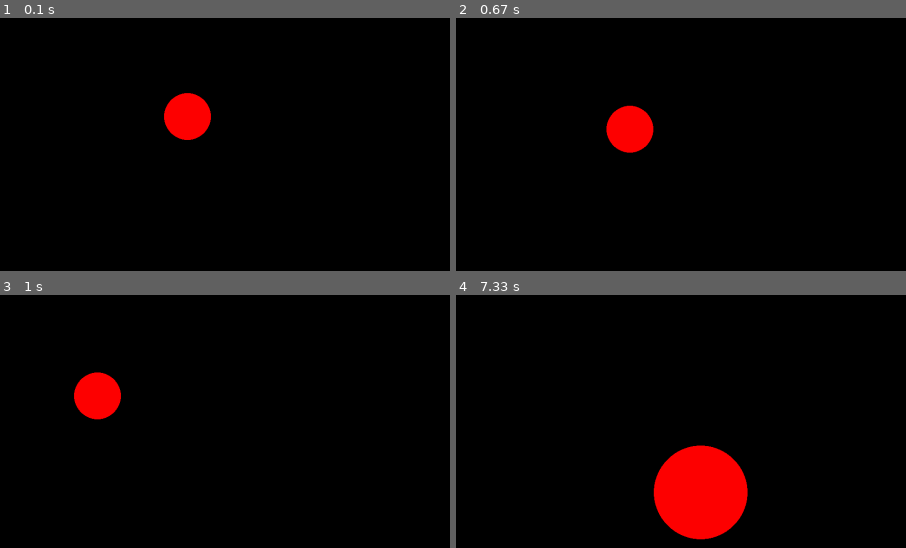
Above: before the commit, frames 1-4 (two rows, left to right).
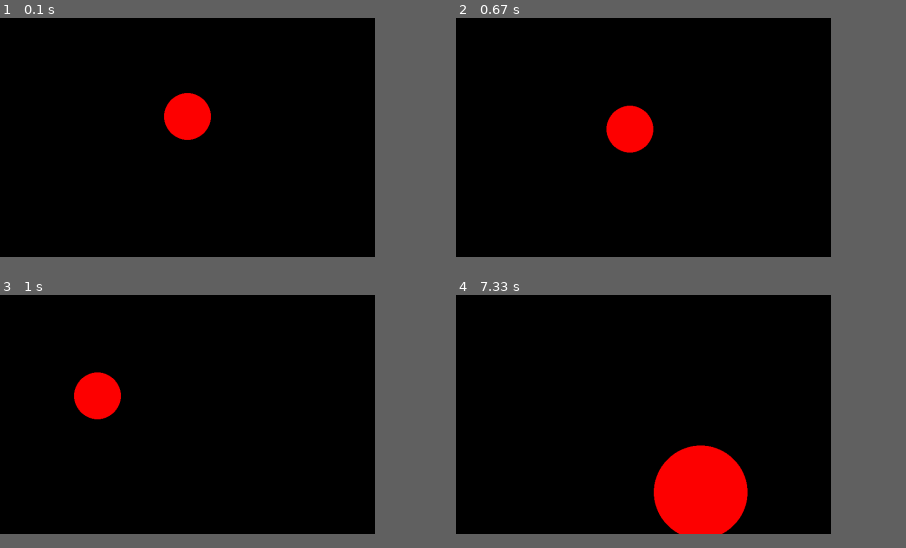
Above: after the commit, the same moments.

Repository: ArchakovBullet/Scripts_Python
Game: pygame game, started from Book_Python_for_Children/Ball is behind the cursor.py
The game is run twice, just before and just after one commit, with the same random seed, the same clock (stepped at 60 frames per second) and the same inputs.
Inputs (mouse positions are % of the whole screen's width and height, from its top left):
- Up to frame 1 (0.1 s): no input
- Up to frame 2 (0.67 s): click (19, 30) at 0.38 s
- Up to frame 3 (1 s): click (11, 28) at 0.72 s
- Up to frame 4 (7.33 s): click (27, 8) at 1.05 s; click (22, 9) at 1.38 s; click (21, 34) at 1.72 s; tap Space at 2 s; click (29, 24) at 2.38 s; tap + at 2.73, 3.03 s; click (5, 15) at 2.75 s; tap - at 2.82 s; click (8, 21) at 3.22 s; click (30, 14) at 3.55 s; click (9, 24) at 3.88 s; click (12, 23) at 4.22 s; click (29, 21) at 4.55 s; click (17, 26) at 4.88 s; click (34, 41) at 5.22 s; click (33, 32) at 5.55 s; click (13, 41) at 5.88 s; click (23, 42) at 6.22 s; click (19, 9) at 6.55 s; click (36, 34) at 6.88 s; click (27, 47) at 7.22 s
The pictures show only the part of the screen within x 0-50%, y 8-58%; the shares and areas given below are measured in that part.
In our replay, the window is 900x506 before the commit and 375x281 after it. These sizes can differ from the game's own. Grey fills any space a smaller window leaves; there, only what the larger window draws over its background counts as a difference.

The runs differ from the first frame. In frame 4, 0.2% of the frame differs, in the area x 46-62%, y 88-97%.

Commit message:
Добывил комментарии к циклу и переменным программы, чтобы больше понять происходящее.

Diff:
--- a/Book_Python_for_Children/Ball is behind the cursor.py
+++ b/Book_Python_for_Children/Ball is behind the cursor.py
@@ -12,14 +12,20 @@
 os.environ['SDL_VIDEO_WINDOW_POS'] = " 2480,240 "
 
 # Размер окошка:
-# screen = pg.display.set_mode((800, 600))
+screen = pg.display.set_mode((800, 600))
 
 # Если есть желание открыть монитор в полноэкранном режиме,
 # но для выхода из программы нужно сделать обработку.Ниже смотри: Выход при нажатии на Escape.
-screen = pg.display.set_mode((0, 0), pg.FULLSCREEN, display=1)
+# screen = pg.display.set_mode((0, 0), pg.FULLSCREEN, display=1)
 
 # надпись на окошке слева вверху:
 pg.display.set_caption('Лети к курсору')
+
+print("\n" + "#" * 50)
+print("#" * 50 + '\n')
+print("Для выхода из игры нажмите Escape.")
+print('\n' + "#" * 50)
+print("#" * 50)
 
 #  начальные координаты объекта(шарика) в окошке при запуске.
 x,y= 400,300
@@ -30,23 +36,24 @@
 
 clock = pg.time.Clock()  # альтернатива  pg.time.delay(10)
 
-
-while True:
-    for event in pg.event.get():
-        if event.type == pg.QUIT:
+# По сути, это ДВИЖОК ПРОГРАММЫ.
+while True: # Бесконечный игровой цикл.
+    for event in pg.event.get():  # Получаем накопившиеся события.
+        if event.type == pg.QUIT: # Нажал на крестик ?
+            pg.quit()
             sys.exit()
         elif event.type == pg.KEYDOWN: # Обрабатываем нажатие клавиш
             if event.key == pg.K_ESCAPE: # ESCAPE
                 pg.quit()
                 sys.exit()
-        elif event.type == pg.MOUSEBUTTONDOWN: ###
-            x,y = pg.mouse.get_pos()
+        elif event.type == pg.MOUSEBUTTONDOWN: # Нажал кнопку мыши ?
+            x,y = pg.mouse.get_pos()  # Получаем координаты мыши.
 
-    screen.fill((0,0,0))
+    screen.fill((0,0,0))   # Закрашивает экран черным цветом
 
     keys = pg.key.get_pressed()
-    if keys[pg.K_SPACE]:
-        screen.fill((0,0,255))
+    if keys[pg.K_SPACE]: # Если нажал на пробел,
+        screen.fill((0,0,255))  # то, окно станет синим.
 
     if keys[pg.K_KP_PLUS]:
         size = 100
